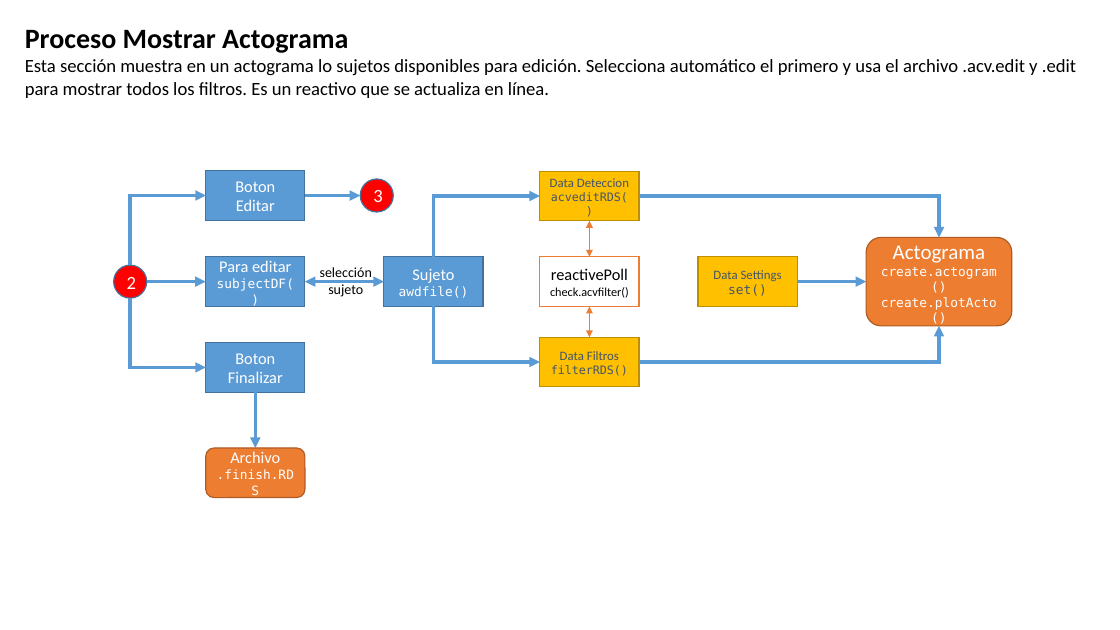
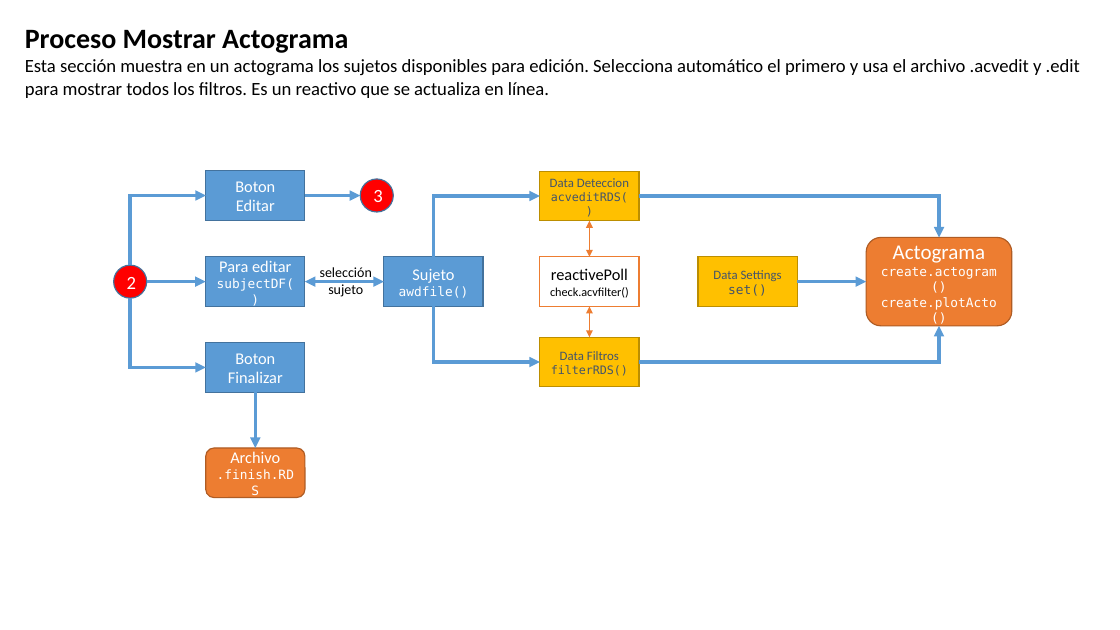
Before and after one commit to olitroski/Actigrafia, a slide deck: slide 3 of flujo edicion.pptx (slide 5 before the commit). Drawn at 1120x630 pixels with LibreOffice and Linux fonts; fonts in the diff are those of the drawing. Boxes give left, top, right and bottom in pixels: in the first picture for what was removed or moved away, otherwise in the second. Text is boxed around its words. In the diff, an @@ line names an element or a change of style, - is before the commit and + after.

Commit message:
salvar actograma
y checar que funcionan las funciones de analisis
adaptar el epi al formato viejo

```diff
--- a/flujo edicion.pptx
+++ b/flujo edicion.pptx
@@ text at (25,59,1080,98): text changed @@
-Esta sección muestra en un actograma lo sujetos disponibles para edición. Selecciona automático el primero y usa el archivo .acv.edit y .edit para mostrar todos los filtros. Es un reactivo que se actualiza en línea.
+Esta sección muestra en un actograma los sujetos disponibles para edición. Selecciona automático el primero y usa el archivo .acvedit y .edit para mostrar todos los filtros. Es un reactivo que se actualiza en línea.
```
Also in this commit, not shown: 3 other slides changed, 3 slides removed, 18 other files.
